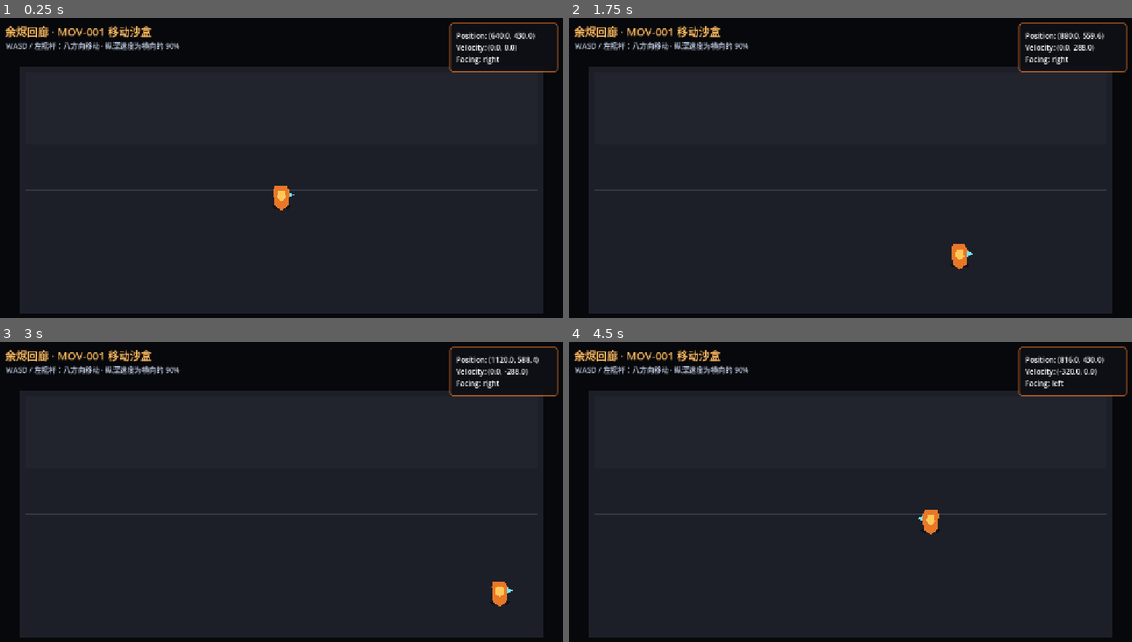
Above: before the commit, frames 1-4 (two rows, left to right).
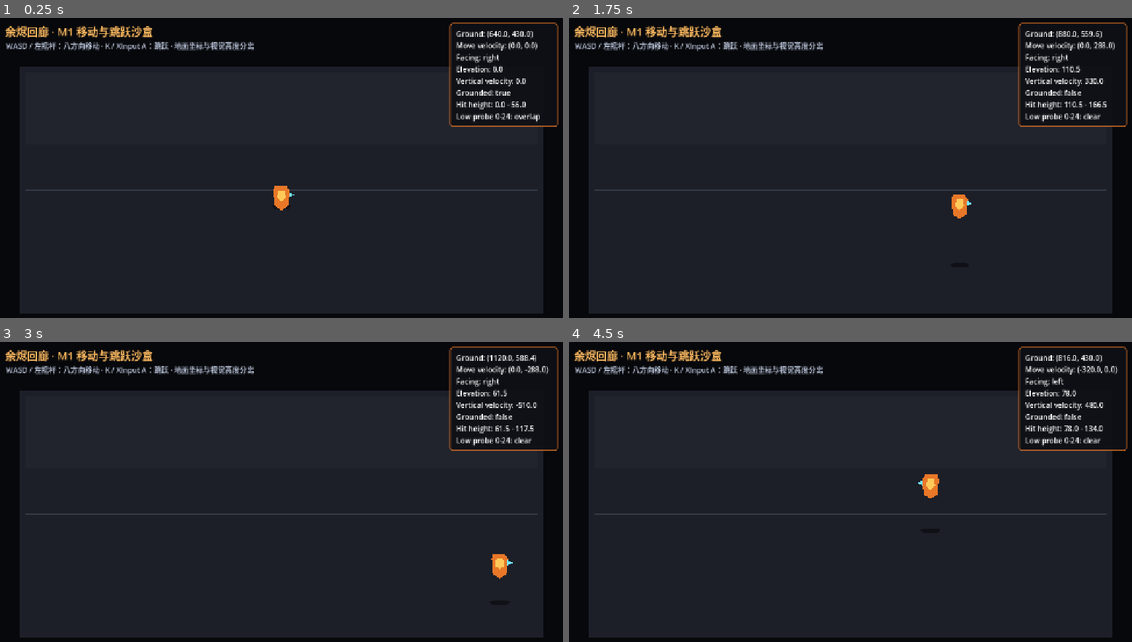
Above: after the commit, the same moments.

Repository: Enma-Aix/ember-corridor
Game: Godot game, scene res://scenes/tests/movement_sandbox.tscn
The game is run twice, just before and just after one commit, with the same random seed, the same clock (stepped at 60 frames per second) and the same inputs.
Inputs (mouse positions are in pixels of both pictures, inside the frame that each line leads up to):
- Up to frame 1 (0.25 s): no input
- Up to frame 2 (1.75 s): tap Enter at 0.5 s; move the mouse to (979, 159) at 0.52 s; hold D (move_right) 0.53-1.28 s; tap K (jump) at 0.6, 0.77, 1.07, 1.52, 1.55 s; click (979, 159) at 0.67 s; move the mouse to (732, 192) at 1.27 s; hold S (move_down) from 1.28 s (still down); tap J (attack) at 1.35 s
- Up to frame 3 (3 s): tap K (jump) at 1.82, 2.3 s; move the mouse to (337, 429) at 2.02 s; release S (move_down) at 2.03 s; hold D (move_right) 2.03-2.78 s; tap L (dodge) at 2.1 s; move the mouse to (253, 564) at 2.77 s; hold W (move_up) from 2.78 s (still down); tap Space (interact) at 2.85 s; click (253, 564) at 2.92 s
- Up to frame 4 (4.5 s): tap K (jump) at 3.02, 3.05, 3.32, 3.77, 3.8, 4.07, 4.35 s; move the mouse to (1025, 549) at 3.52 s; release W (move_up) at 3.53 s; hold A (move_left) from 3.53 s (still down); tap H (ultimate) at 3.6 s; move the mouse to (675, 450) at 4.27 s

The runs differ from the first frame. In frame 1, 2.6% of the frame differs, in the area x 12-100%, y 2-37%; in frame 2, 3.1%, in the area x 12-100%, y 2-84%; in frame 3, 3.0%; in frame 4, 3.0%.

Commit message:
feat(MOV-002): add jump and visual elevation

Diff:
--- a/scenes/actors/player.tscn
+++ b/scenes/actors/player.tscn
@@ -1,6 +1,7 @@
-[gd_scene load_steps=3 format=3]
+[gd_scene load_steps=4 format=3]
 
 [ext_resource type="Script" path="res://scripts/actors/ground_movement_controller.gd" id="1_movement"]
+[ext_resource type="Script" path="res://scripts/actors/elevation_component.gd" id="2_elevation"]
 
 [sub_resource type="RectangleShape2D" id="RectangleShape2D_ground"]
 size = Vector2(32, 18)
@@ -14,6 +15,10 @@
 [node name="GroundCollider" type="CollisionShape2D" parent="."]
 position = Vector2(0, -9)
 shape = SubResource("RectangleShape2D_ground")
+
+[node name="Elevation" type="Node" parent="."]
+unique_name_in_owner = true
+script = ExtResource("2_elevation")
 
 [node name="Shadow" type="Polygon2D" parent="."]
 position = Vector2(0, -2)
--- a/scenes/tests/movement_sandbox.tscn
+++ b/scenes/tests/movement_sandbox.tscn
@@ -81,23 +81,23 @@
 offset_top = 24.0
 offset_right = 420.0
 offset_bottom = 60.0
-text = "余烬回廊 · MOV-001 移动沙盒"
+text = "余烬回廊 · M1 移动与跳跃沙盒"
 label_settings = SubResource("LabelSettings_title")
 
 [node name="Instruction" type="Label" parent="Hud"]
 offset_left = 34.0
 offset_top = 62.0
-offset_right = 660.0
+offset_right = 840.0
 offset_bottom = 92.0
 theme_override_colors/font_color = Color(0.7, 0.74, 0.82, 1)
-text = "WASD / 左摇杆：八方向移动 · 纵深速度为横向的 90%"
+text = "WASD / 左摇杆：八方向移动 · K / XInput A：跳跃 · 地面坐标与视觉高度分离"
 
 [node name="DebugPanel" type="PanelContainer" parent="Hud"]
 unique_name_in_owner = true
 offset_left = 1010.0
 offset_top = 24.0
 offset_right = 1248.0
-offset_bottom = 132.0
+offset_bottom = 236.0
 theme_override_styles/panel = SubResource("StyleBoxFlat_panel")
 
 [node name="Margin" type="MarginContainer" parent="Hud/DebugPanel"]
@@ -110,4 +110,4 @@
 [node name="MovementLabel" type="Label" parent="Hud/DebugPanel/Margin"]
 unique_name_in_owner = true
 layout_mode = 2
-text = "Position\nVelocity\nFacing"
+text = "Ground\nMove velocity\nFacing\nElevation\nVertical velocity\nGrounded\nHit height\nLow probe"
--- /dev/null
+++ b/scripts/actors/elevation_component.gd
@@ -0,0 +1,94 @@
+class_name ElevationComponent
+extends Node
+
+signal jump_started
+signal landed
+signal elevation_changed(elevation: float)
+
+const ElevationModelScript := preload("res://scripts/actors/elevation_model.gd")
+
+@export_range(1.0, 2000.0, 1.0) var jump_speed := 720.0
+@export_range(1.0, 5000.0, 1.0) var gravity := 1800.0
+@export_range(0.0, 500.0, 1.0) var min_hit_height := 0.0
+@export_range(0.0, 500.0, 1.0) var max_hit_height := 56.0
+@export_node_path("Node2D") var visual_root_path := NodePath("../VisualRoot")
+
+@onready var visual_root: Node2D = get_node(visual_root_path)
+
+var _elevation_model: ElevationModel = ElevationModelScript.new()
+var _base_visual_position := Vector2.ZERO
+
+
+func _ready() -> void:
+	_base_visual_position = visual_root.position
+	var configuration_errors := _elevation_model.configure(
+		jump_speed,
+		gravity,
+		min_hit_height,
+		max_hit_height
+	)
+	if not configuration_errors.is_empty():
+		for message: String in configuration_errors:
+			_report_configuration_error(message)
+		set_physics_process(false)
+		return
+	_apply_visual_offset()
+
+
+func _physics_process(delta: float) -> void:
+	if Input.is_action_just_pressed(&"jump"):
+		request_jump()
+	advance_physics(delta)
+
+
+func request_jump() -> bool:
+	if not _elevation_model.request_jump():
+		return false
+	jump_started.emit()
+	return true
+
+
+func advance_physics(delta: float) -> bool:
+	var previous_elevation := _elevation_model.elevation
+	var did_land := _elevation_model.advance(delta)
+	_apply_visual_offset()
+	if not is_equal_approx(previous_elevation, _elevation_model.elevation):
+		elevation_changed.emit(_elevation_model.elevation)
+	if did_land:
+		landed.emit()
+	return did_land
+
+
+func elevation() -> float:
+	return _elevation_model.elevation
+
+
+func vertical_velocity() -> float:
+	return _elevation_model.vertical_velocity
+
+
+func is_grounded() -> bool:
+	return _elevation_model.grounded
+
+
+func hit_height_range() -> Vector2:
+	return _elevation_model.hit_height_range()
+
+
+func overlaps_height_range(query_min: float, query_max: float) -> bool:
+	return _elevation_model.overlaps_height_range(query_min, query_max)
+
+
+func _apply_visual_offset() -> void:
+	visual_root.position = Vector2(
+		_base_visual_position.x,
+		_base_visual_position.y - _elevation_model.elevation
+	)
+
+
+func _report_configuration_error(message: String) -> void:
+	var app := get_node_or_null("/root/App")
+	if app != null and app.has_method("report_error"):
+		app.call("report_error", &"MOV-002", message, true)
+		return
+	push_error("[MOV-002] %s" % message)
--- /dev/null
+++ b/scripts/actors/elevation_model.gd
@@ -0,0 +1,83 @@
+class_name ElevationModel
+extends RefCounted
+
+const LANDING_EPSILON := 0.001
+
+var elevation := 0.0
+var vertical_velocity := 0.0
+var gravity := 1800.0
+var jump_speed := 720.0
+var grounded := true
+var min_hit_height := 0.0
+var max_hit_height := 56.0
+
+
+func configure(
+	new_jump_speed: float,
+	new_gravity: float,
+	new_min_hit_height: float,
+	new_max_hit_height: float
+) -> PackedStringArray:
+	var errors := PackedStringArray()
+	if not is_finite(new_jump_speed) or new_jump_speed <= 0.0:
+		errors.append("jump_speed must be finite and greater than zero")
+	if not is_finite(new_gravity) or new_gravity <= 0.0:
+		errors.append("gravity must be finite and greater than zero")
+	if not is_finite(new_min_hit_height) or new_min_hit_height < 0.0:
+		errors.append("min_hit_height must be finite and at least zero")
+	if not is_finite(new_max_hit_height) or new_max_hit_height < new_min_hit_height:
+		errors.append("max_hit_height must be finite and at least min_hit_height")
+	if errors.is_empty():
+		jump_speed = new_jump_speed
+		gravity = new_gravity
+		min_hit_height = new_min_hit_height
+		max_hit_height = new_max_hit_height
+	return errors
+
+
+func request_jump() -> bool:
+	if not grounded:
+		return false
+	grounded = false
+	vertical_velocity = jump_speed
+	return true
+
+
+func advance(delta: float) -> bool:
+	if not is_finite(delta) or delta <= 0.0:
+		return false
+	if grounded:
+		_snap_to_ground()
+		return false
+
+	vertical_velocity -= gravity * delta
+	elevation += vertical_velocity * delta
+	if elevation <= LANDING_EPSILON and vertical_velocity <= 0.0:
+		_snap_to_ground()
+		return true
+	return false
+
+
+func hit_height_range() -> Vector2:
+	return Vector2(
+		elevation + min_hit_height,
+		elevation + max_hit_height
+	)
+
+
+func overlaps_height_range(query_min: float, query_max: float) -> bool:
+	if not is_finite(query_min) or not is_finite(query_max):
+		return false
+	if query_min > query_max:
+		return false
+	var actor_range := hit_height_range()
+	return (
+		query_max + LANDING_EPSILON >= actor_range.x
+		and query_min - LANDING_EPSILON <= actor_range.y
+	)
+
+
+func _snap_to_ground() -> void:
+	elevation = 0.0
+	vertical_velocity = 0.0
+	grounded = true
--- a/scripts/actors/movement_sandbox.gd
+++ b/scripts/actors/movement_sandbox.gd
@@ -4,23 +4,42 @@
 @onready var debug_panel: PanelContainer = %DebugPanel
 @onready var movement_label: Label = %MovementLabel
 
+var elevation_component: ElevationComponent
+
 
 func _ready() -> void:
+	elevation_component = player.get_node("Elevation") as ElevationComponent
 	debug_panel.visible = OS.is_debug_build()
 	GameLog.info(&"MovementSandbox", "MOV-001 sandbox ready")
+	GameLog.info(&"ElevationSandbox", "MOV-002 sandbox ready")
 
 
 func _process(_delta: float) -> void:
 	if not debug_panel.visible:
 		return
 	var facing_label := "right" if player.facing_sign() > 0 else "left"
-	movement_label.text = (
-		"Position: (%.1f, %.1f)\nVelocity: (%.1f, %.1f)\nFacing: %s"
-		% [
-			player.global_position.x,
-			player.global_position.y,
-			player.velocity.x,
-			player.velocity.y,
-			facing_label,
-		]
+	var hit_range := elevation_component.hit_height_range()
+	var low_probe_overlap := elevation_component.overlaps_height_range(0.0, 24.0)
+	var debug_text := (
+		"Ground: (%.1f, %.1f)\n"
+		+ "Move velocity: (%.1f, %.1f)\n"
+		+ "Facing: %s\n"
+		+ "Elevation: %.1f\n"
+		+ "Vertical velocity: %.1f\n"
+		+ "Grounded: %s\n"
+		+ "Hit height: %.1f - %.1f\n"
+		+ "Low probe 0-24: %s"
 	)
+	movement_label.text = debug_text % [
+		player.global_position.x,
+		player.global_position.y,
+		player.velocity.x,
+		player.velocity.y,
+		facing_label,
+		elevation_component.elevation(),
+		elevation_component.vertical_velocity(),
+		str(elevation_component.is_grounded()),
+		hit_range.x,
+		hit_range.y,
+		"overlap" if low_probe_overlap else "clear",
+	]
--- a/tests/test_runner.gd
+++ b/tests/test_runner.gd
@@ -6,6 +6,7 @@
 const GroundMovementModelScript := preload(
 	"res://scripts/actors/ground_movement_model.gd"
 )
+const ElevationModelScript := preload("res://scripts/actors/elevation_model.gd")
 
 var _case_results: Array[Dictionary] = []
 
@@ -22,6 +23,11 @@
 	_record_case("ground movement normalizes boundary input", _test_ground_movement_boundaries())
 	_record_case("ground movement rejects invalid configuration", _test_ground_movement_invalid_configuration())
 	_record_case("ground movement facing ignores vertical input and stick jitter", _test_ground_movement_facing())
+	_record_case("elevation jump starts once and blocks air jumps", _test_elevation_jump_gating())
+	_record_case("elevation lands once and remains stable", _test_elevation_landing())
+	_record_case("elevation rejects invalid configuration and delta", _test_elevation_invalid_configuration())
+	_record_case("elevation height ranges support boundary queries", _test_elevation_height_ranges())
+	_record_case("elevation component separates visuals from ground coordinates", _test_elevation_component_separation())
 	_record_case("collision layers match architecture", _test_collision_layers())
 	_record_case("valid Resource is indexed and returned", _test_valid_definition())
 	_record_case("duplicate definition ID blocks indexing", _test_duplicate_definition())
@@ -211,6 +217,143 @@
 		errors.append("sub-threshold stick jitter changed facing")
 	if movement.update_facing(1.0) != GroundMovementModel.FACING_RIGHT:
 		errors.append("right input did not face right")
+	return errors
+
+
+func _test_elevation_jump_gating() -> PackedStringArray:
+	var errors := PackedStringArray()
+	var elevation: ElevationModel = ElevationModelScript.new()
+	errors.append_array(elevation.configure(720.0, 1800.0, 0.0, 56.0))
+	if not elevation.grounded:
+		errors.append("new elevation model did not start grounded")
+	if not elevation.request_jump():
+		errors.append("grounded jump request was rejected")
+	if elevation.grounded:
+		errors.append("jump request did not leave the grounded state")
+	if not is_equal_approx(elevation.vertical_velocity, 720.0):
+		errors.append("jump request did not apply configured vertical velocity")
+	if elevation.request_jump():
+		errors.append("second jump request was accepted while airborne")
+	return errors
+
+
+func _test_elevation_landing() -> PackedStringArray:
+	var errors := PackedStringArray()
+	var elevation: ElevationModel = ElevationModelScript.new()
+	elevation.request_jump()
+	var landing_count := 0
+	var peak_elevation := 0.0
+	for _tick: int in range(180):
+		if elevation.advance(1.0 / 60.0):
+			landing_count += 1
+		peak_elevation = maxf(peak_elevation, elevation.elevation)
+	if peak_elevation <= 0.0:
+		errors.append("jump never produced positive elevation")
+	if landing_count != 1:
+		errors.append("jump emitted %d landings instead of one" % landing_count)
+	if not elevation.grounded:
+		errors.append("elevation did not return to grounded")
+	if not is_zero_approx(elevation.elevation):
+		errors.append("landing did not clamp elevation to zero")
+	if not is_zero_approx(elevation.vertical_velocity):
+		errors.append("landing did not clear vertical velocity")
+	for _tick: int in range(60):
+		if elevation.advance(1.0 / 60.0):
+			errors.append("grounded stability step reported another landing")
+			break
+	if not is_zero_approx(elevation.elevation):
+		errors.append("grounded stability steps drifted below or above zero")
+	return errors
+
+
+func _test_elevation_invalid_configuration() -> PackedStringArray:
+	var errors := PackedStringArray()
+	var elevation: ElevationModel = ElevationModelScript.new()
+	if elevation.configure(0.0, 1800.0, 0.0, 56.0).is_empty():
+		errors.append("zero jump speed was accepted")
+	if elevation.configure(720.0, 0.0, 0.0, 56.0).is_empty():
+		errors.append("zero gravity was accepted")
+	if elevation.configure(720.0, 1800.0, -1.0, 56.0).is_empty():
+		errors.append("negative minimum hit height was accepted")
+	if elevation.configure(720.0, 1800.0, 40.0, 20.0).is_empty():
+		errors.append("maximum hit height below minimum was accepted")
+	if not is_equal_approx(elevation.jump_speed, 720.0):
+		errors.append("invalid configuration changed jump speed")
+	if not is_equal_approx(elevation.gravity, 1800.0):
+		errors.append("invalid configuration changed gravity")
+
+	elevation.request_jump()
+	var before_elevation := elevation.elevation
+	var before_velocity := elevation.vertical_velocity
+	elevation.advance(0.0)
+	elevation.advance(-1.0)
+	if not is_equal_approx(elevation.elevation, before_elevation):
+		errors.append("invalid delta changed elevation")
+	if not is_equal_approx(elevation.vertical_velocity, before_velocity):
+		errors.append("invalid delta changed vertical velocity")
+	if elevation.overlaps_height_range(24.0, 12.0):
+		errors.append("reversed height query was accepted")
+	return errors
+
+
+func _test_elevation_height_ranges() -> PackedStringArray:
+	var errors := PackedStringArray()
+	var elevation: ElevationModel = ElevationModelScript.new()
+	if not elevation.overlaps_height_range(0.0, 24.0):
+		errors.append("grounded actor did not overlap a low height range")
+	elevation.request_jump()
+	for _tick: int in range(12):
+		elevation.advance(1.0 / 60.0)
+	var elevated_range := elevation.hit_height_range()
+	if elevated_range.x <= 24.0:
+		errors.append("test jump did not clear the low probe height")
+	if elevation.overlaps_height_range(0.0, 24.0):
+		errors.append("airborne actor still overlapped the cleared low probe")
+	if not elevation.overlaps_height_range(elevated_range.y, elevated_range.y + 8.0):
+		errors.append("inclusive hit-height boundary did not overlap")
+	if elevation.overlaps_height_range(elevated_range.y + 8.0, elevated_range.y + 16.0):
+		errors.append("separated hit-height ranges incorrectly overlapped")
+	return errors
+
+
+func _test_elevation_component_separation() -> PackedStringArray:
+	var errors := PackedStringArray()
+	var player_scene := ResourceLoader.load("res://scenes/actors/player.tscn") as PackedScene
+	if player_scene == null:
+		errors.append("player scene could not be loaded for elevation integration")
+		return errors
+	var player := player_scene.instantiate() as CharacterBody2D
+	if player == null:
+		errors.append("player scene root is not CharacterBody2D")
+		return errors
+	root.add_child(player)
+	player.set_physics_process(false)
+	var component := player.get_node_or_null("Elevation") as ElevationComponent
+	var visual_root := player.get_node_or_null("VisualRoot") as Node2D
+	var shadow := player.get_node_or_null("Shadow") as Node2D
+	if component == null or visual_root == null or shadow == null:
+		errors.append("player scene is missing elevation integration nodes")
+		player.free()
+		return errors
+	component.set_physics_process(false)
+	var ground_before := player.global_position
+	var visual_before := visual_root.position
+	var shadow_before := shadow.position
+	if not component.request_jump():
+		errors.append("player elevation component rejected a grounded jump")
+	component.advance_physics(1.0 / 60.0)
+	if not player.global_position.is_equal_approx(ground_before):
+		errors.append("visual elevation changed the CharacterBody2D ground position")
+	if visual_root.position.y >= visual_before.y:
+		errors.append("visual root did not move upward after jump")
+	if not is_equal_approx(
+		visual_root.position.y,
+		visual_before.y - component.elevation()
+	):
+		errors.append("visual root offset does not match elevation")
+	if not shadow.position.is_equal_approx(shadow_before):
+		errors.append("ground shadow moved with the elevated visual root")
+	player.free()
 	return errors
 
 
Not shown, changed: export_presets.cfg
Not shown, changed: .github/workflows/m0-ci.yml
Not shown, changed: DEVELOPMENT.md
Not shown, changed: README.md
Not shown, added: docs/M1-MOV-002-TEST-PLAN.md
Not shown, changed: tools/validate_project.py
